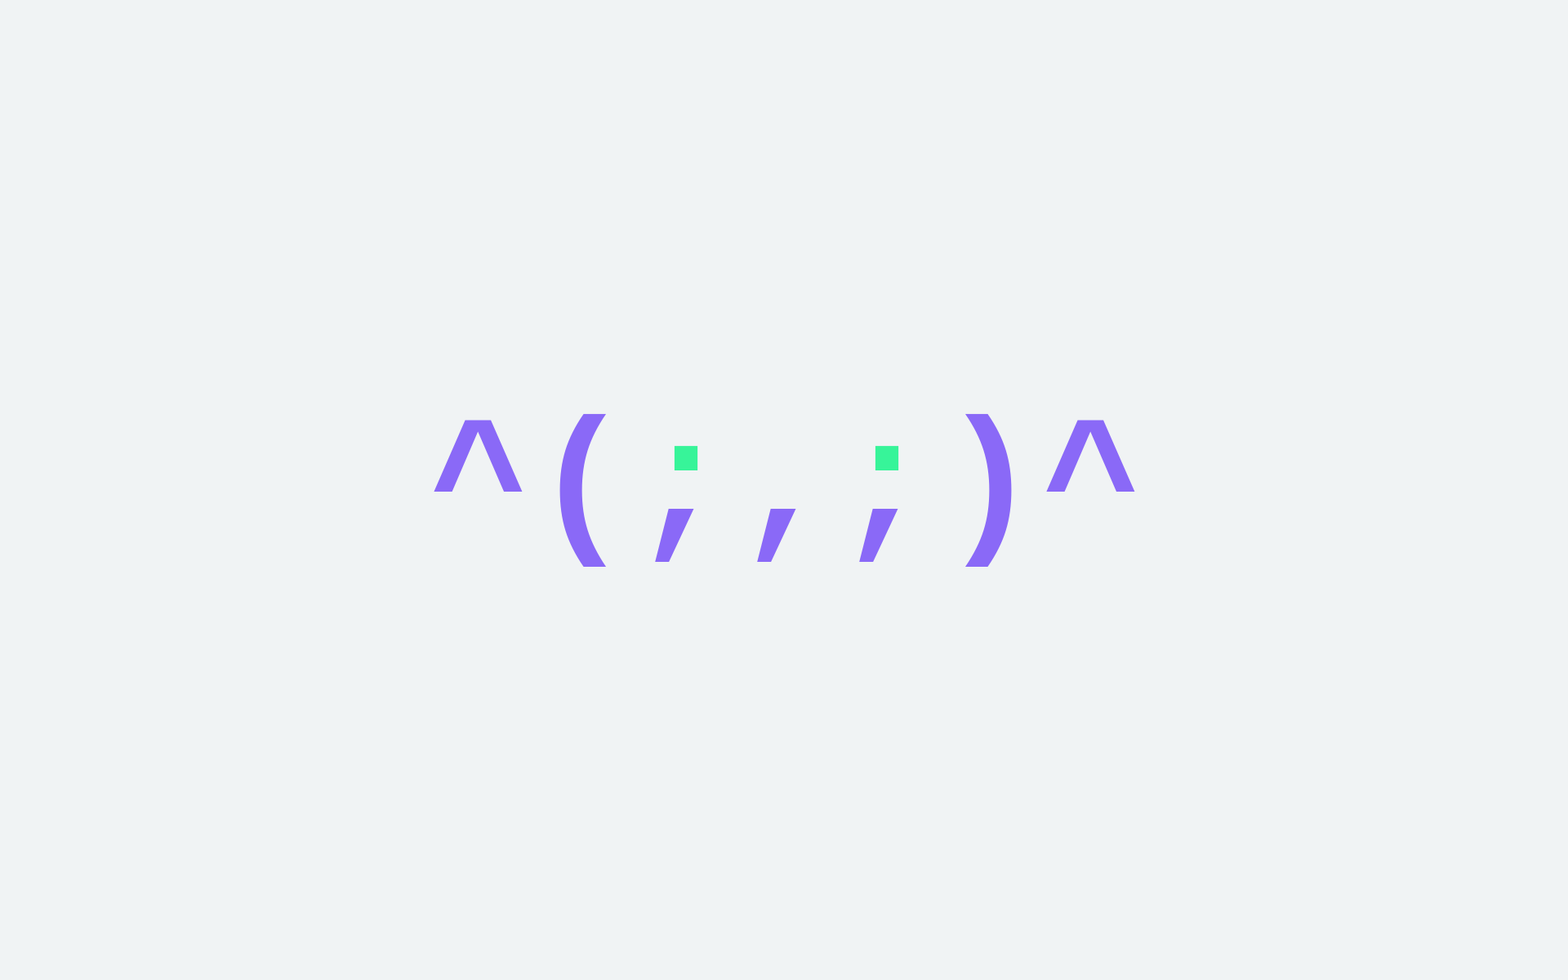
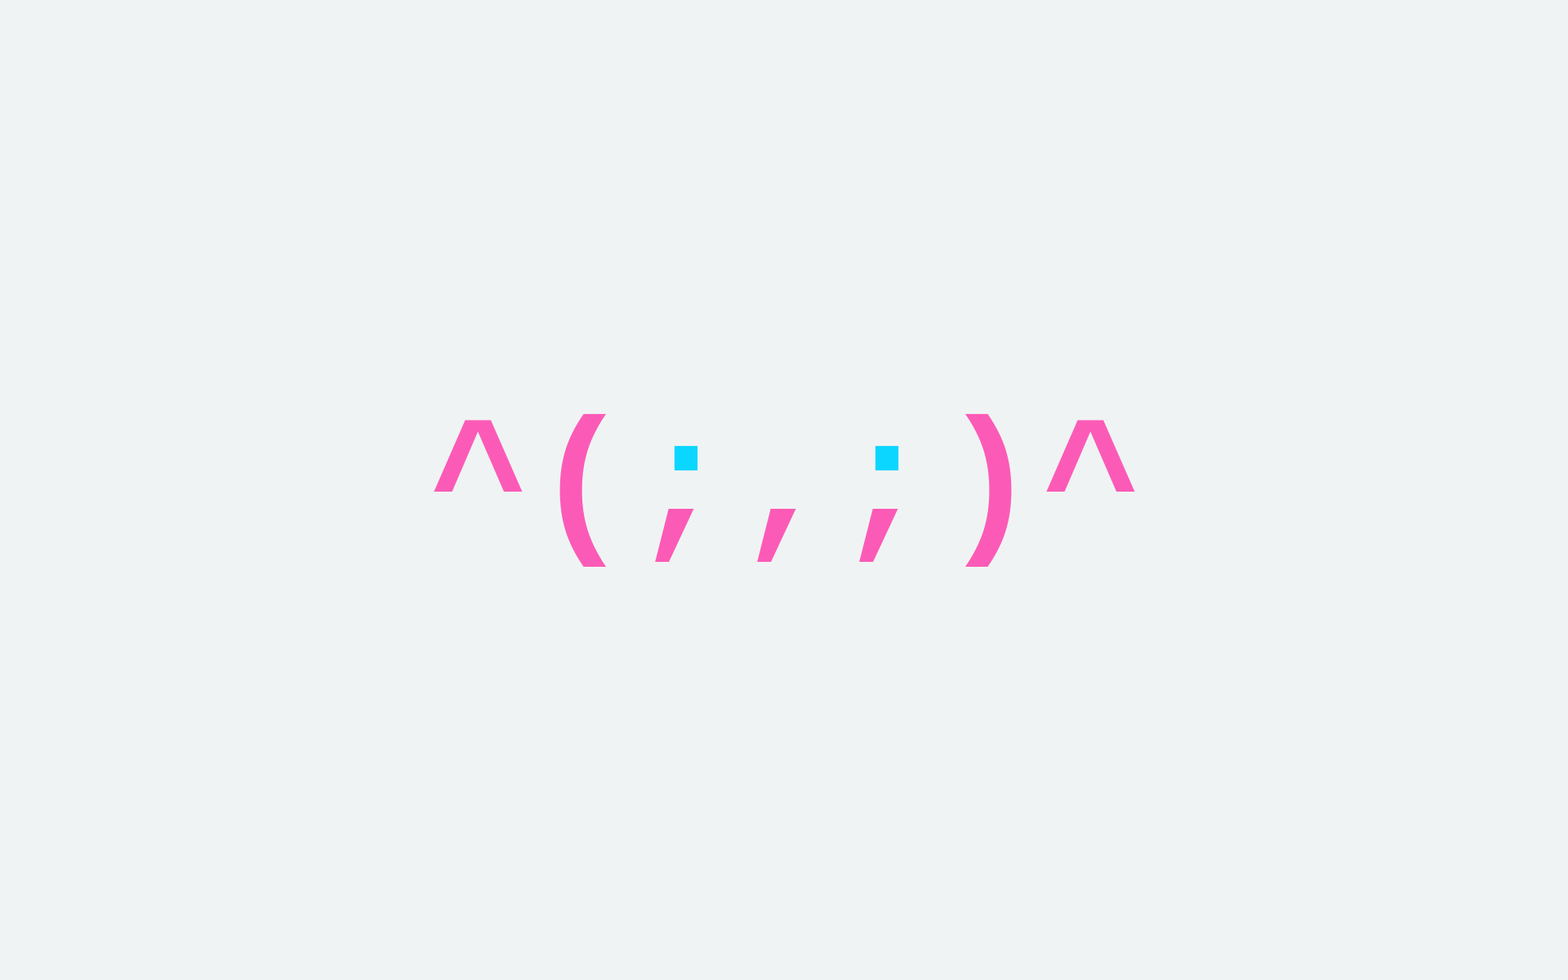
The second 1568px x 980px image is a revision of the first. Changes to its layers:
painted on "Body" over <box>433,413,1136,567</box>
painted on "Eyes" over <box>673,445,900,471</box>